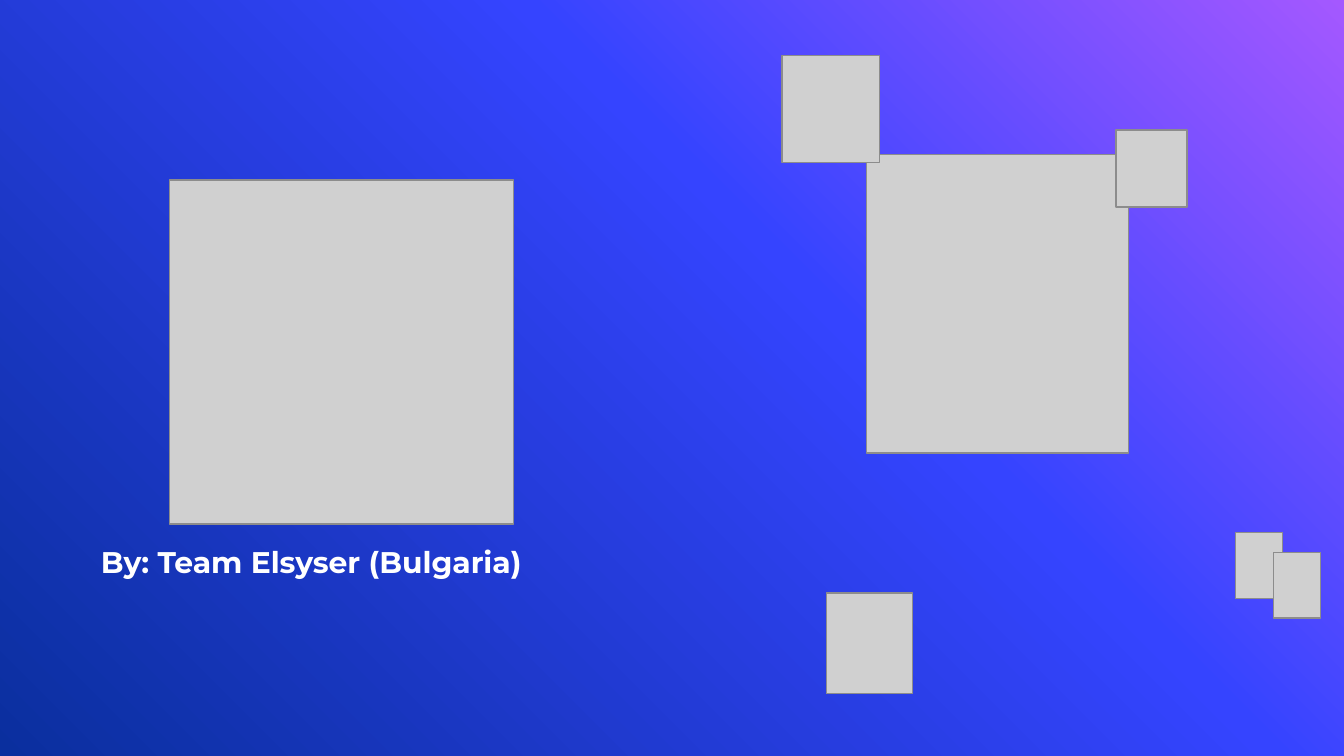
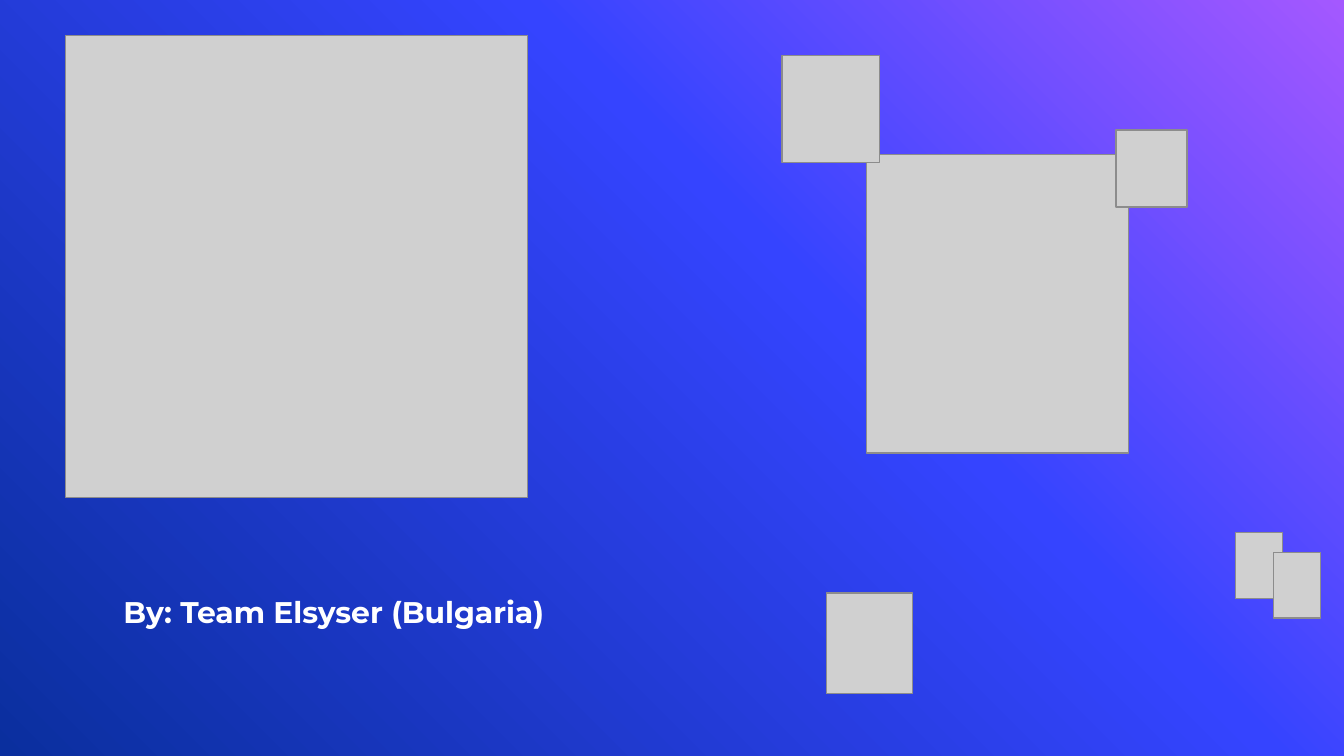
Before and after one commit to TheRandomTroll/CrimeSpy, a slide deck: slide 1 of assets/CrimeSpy Presentation.pptx. Drawn at 1344x756 pixels with LibreOffice and Linux fonts; fonts in the diff are those of the drawing; grey boxes stand for pictures; background and template pictures are left out. Boxes give left, top, right and bottom in pixels: in the first picture for what was removed or moved away, otherwise in the second. Text is boxed around its words. In the diff, an @@ line names an element or a change of style, - is before the commit and + after.

```diff
--- a/assets/CrimeSpy Presentation.pptx
+++ b/assets/CrimeSpy Presentation.pptx
@@ picture: place and size @@
-picture at (169,180,513,524)
+picture at (66,35,528,497)
@@ title "By: Team Elsyser (Bulgaria)": place and size @@
-title "By: Team Elsyser (Bulgaria)" at (101,549,522,579)
+title "By: Team Elsyser (Bulgaria)" at (123,599,544,629)
@@ title "By: Team Elsyser (Bulgaria)" at (123,599,544,629): vertical alignment middle to bottom @@
```
Also in this commit, not shown: 3 other slides changed.
